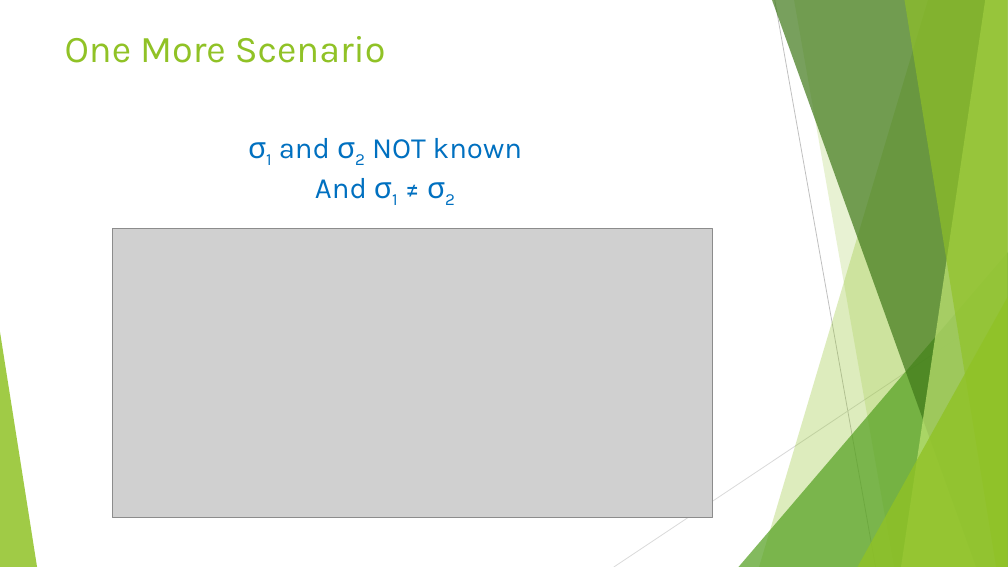
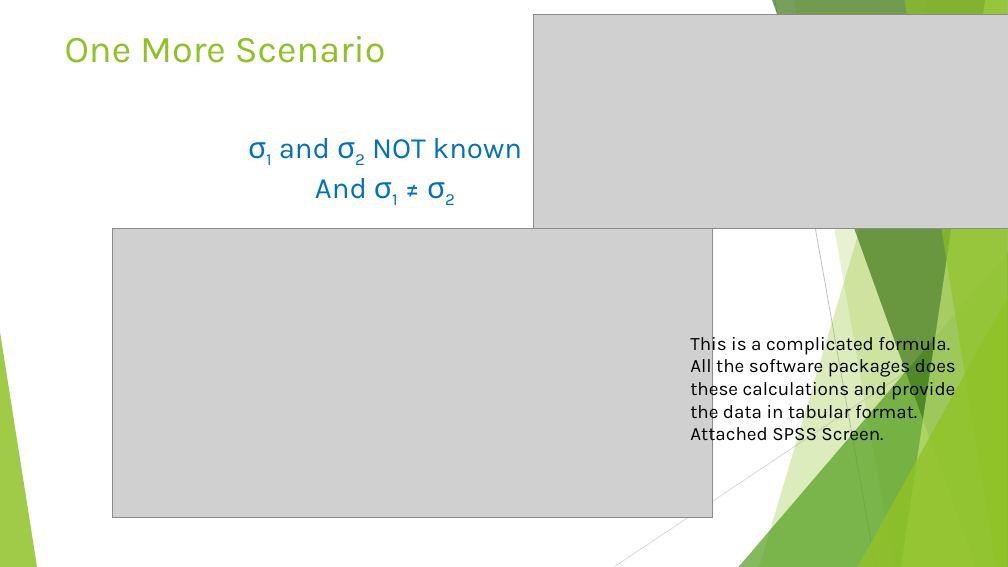
Before and after one commit to sandipto-sanyal/ampba, a slide deck: slide 14 of Statistical analysis/session files/Comparisons Between Two Populations.pptx. Drawn at 1008x567 pixels with LibreOffice and Linux fonts; fonts in the diff are those of the drawing; grey boxes stand for pictures. Boxes give left, top, right and bottom in pixels: in the first picture for what was removed or moved away, otherwise in the second. Text is boxed around its words. In the diff, an @@ line names an element or a change of style, - is before the commit and + after.

```diff
--- a/Statistical analysis/session files/Comparisons Between Two Populations.pptx
+++ b/Statistical analysis/session files/Comparisons Between Two Populations.pptx
@@ picture added at <box>534,15,1008,229</box> @@
@@ text added at <box>690,333,956,446</box>, 18 pt, text #000000 @@
+This is a complicated formula. All the software packages does these calculations and provide the data in tabular format. Attached SPSS Screen.
```
Also in this commit, not shown: 3 slides added, 2 slides removed, 1 other file.
